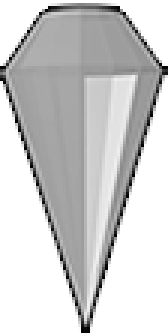
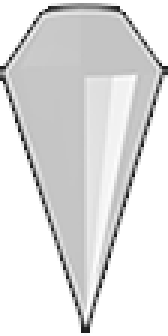
Layers edited between the first and the second w=168, h=336 image:
added layer "diamond" (90%) above "silver" over [0, 6, 168, 333]
hid "silver" over [0, 6, 168, 333]
